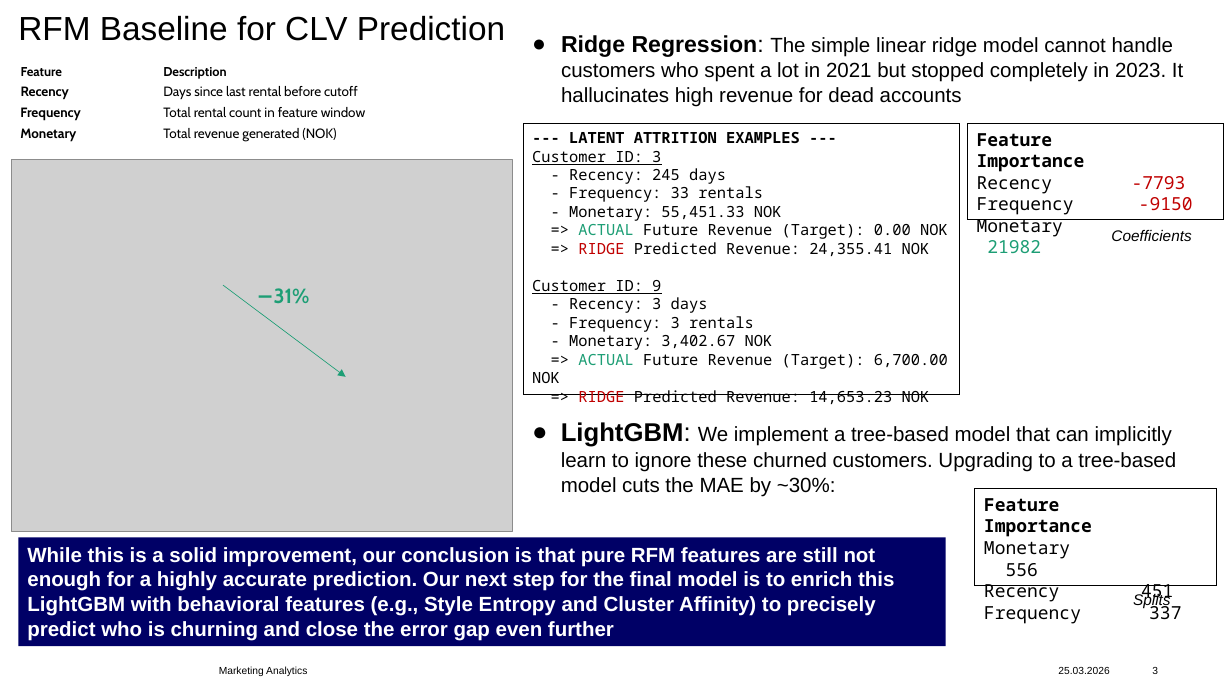
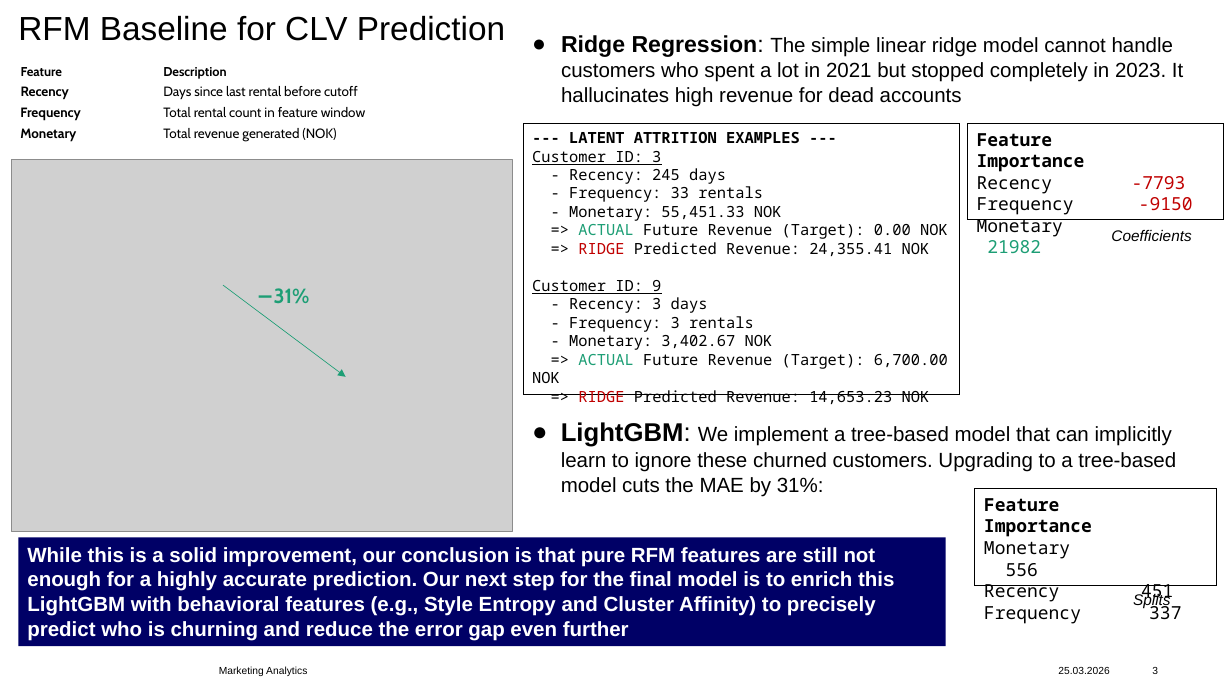
Before and after one commit to juliusatgit/Marketing-Analytics, a slide deck: slide 3 of Presentations/Assignment_2_MA.pptx. Drawn at 1232x693 pixels with LibreOffice and Linux fonts; fonts in the diff are those of the drawing; grey boxes stand for pictures; background and template pictures are left out. Boxes give left, top, right and bottom in pixels: in the first picture for what was removed or moved away, otherwise in the second. Text is boxed around its words. In the diff, an @@ line names an element or a change of style, - is before the commit and + after.

Commit message:
minor changes to pptx

```diff
--- a/Presentations/Assignment_2_MA.pptx
+++ b/Presentations/Assignment_2_MA.pptx
@@ text at (561, 422, 1176, 497): text changed @@
-● LightGBM: We implement a tree-based model that can implicitly learn to ignore these churned customers. Upgrading to a tree-based model cuts the MAE by ~30%:
+● LightGBM: We implement a tree-based model that can implicitly learn to ignore these churned customers. Upgrading to a tree-based model cuts the MAE by 31%:
@@ text in rectangle at (27, 547, 894, 641): text changed @@
-While this is a solid improvement, our conclusion is that pure RFM features are still not enough for a highly accurate prediction. Our next step for the final model is to enrich this LightGBM with behavioral features (e.g., Style Entropy and Cluster Affinity) to precisely predict who is churning and close the error gap even further
+While this is a solid improvement, our conclusion is that pure RFM features are still not enough for a highly accurate prediction. Our next step for the final model is to enrich this LightGBM with behavioral features (e.g., Style Entropy and Cluster Affinity) to precisely predict who is churning and reduce the error gap even further
```
